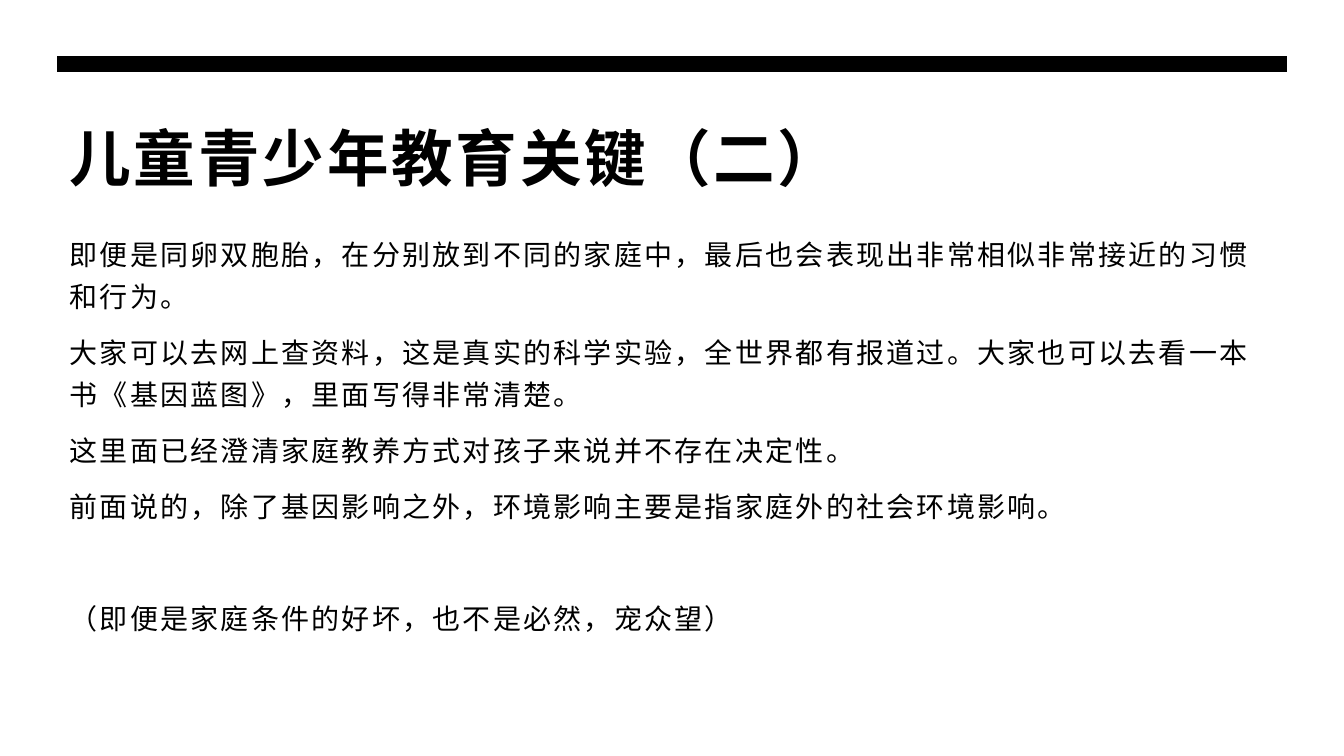
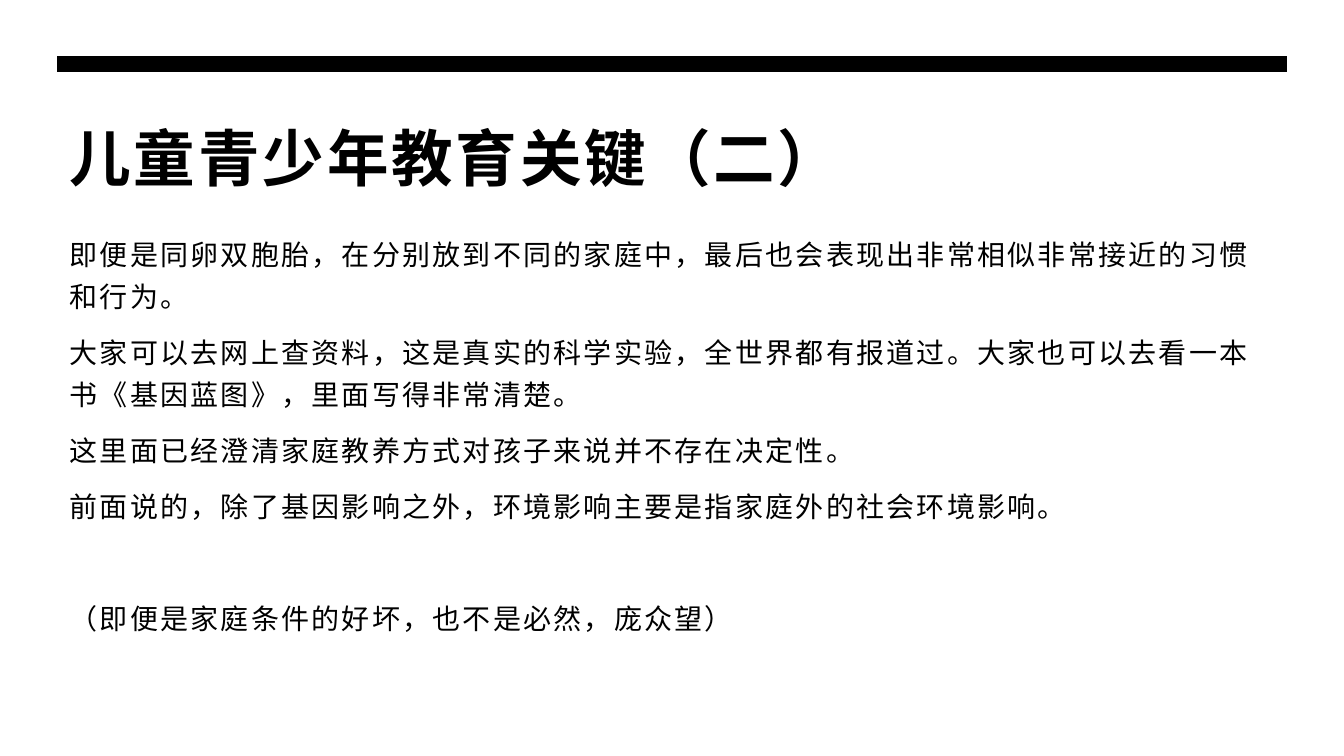
Before and after one commit to panxibei/writing, a slide deck: slide 21 of 44_心理学/24_浥尘伙伴社团原创：浥尘智慧家长课堂/智慧家长课堂.pptx. Drawn at 1344x756 pixels with LibreOffice and Linux fonts; fonts in the diff are those of the drawing. Boxes give left, top, right and bottom in pixels: in the first picture for what was removed or moved away, otherwise in the second. Text is boxed around its words. In the diff, an @@ line names an element or a change of style, - is before the commit and + after.

```diff
--- a/44_心理学/24_浥尘伙伴社团原创：浥尘智慧家长课堂/智慧家长课堂.pptx
+++ b/44_心理学/24_浥尘伙伴社团原创：浥尘智慧家长课堂/智慧家长课堂.pptx
@@ text at bbox=[70, 605, 733, 632]: text changed @@
-（即便是家庭条件的好坏，也不是必然，宠众望）
+（即便是家庭条件的好坏，也不是必然，庞众望）
```
Also in this commit, not shown: 2 other slides changed.
